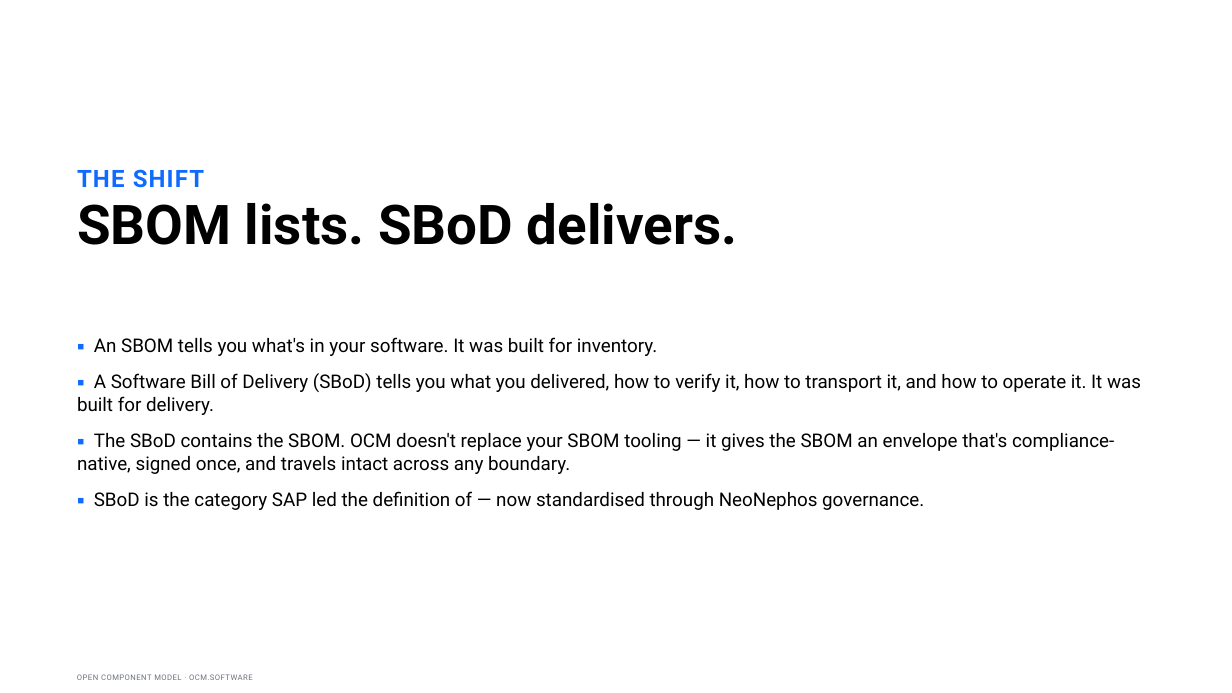
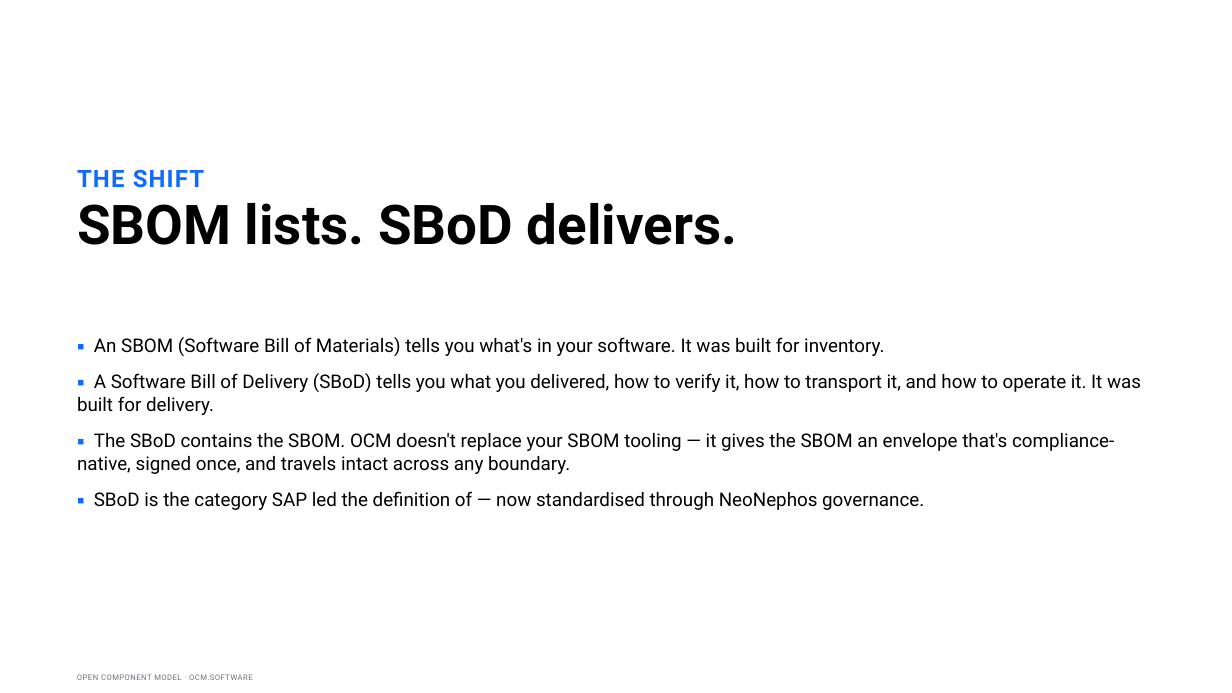
Before and after one commit to morri-son/open-component-model, a slide deck: slide 4 of docs/community/marketing/decks/exec-phase1/OCM-Sovereign-Delivery-Internal-Sponsor.pptx. Drawn at 1232x693 pixels with LibreOffice and Linux fonts; fonts in the diff are those of the drawing. Boxes give left, top, right and bottom in pixels: in the first picture for what was removed or moved away, otherwise in the second. Text is boxed around its words. In the diff, an @@ line names an element or a change of style, - is before the commit and + after.

```diff
--- a/docs/community/marketing/decks/exec-phase1/OCM-Sovereign-Delivery-Internal-Sponsor.pptx
+++ b/docs/community/marketing/decks/exec-phase1/OCM-Sovereign-Delivery-Internal-Sponsor.pptx
@@ text at (x1=94, y1=337, x2=884, y2=356): text changed @@
-▪ An SBOM tells you what's in your software. It was built for inventory.
+▪ An SBOM (Software Bill of Materials) tells you what's in your software. It was built for inventory.
```
Also in this commit, not shown: 4 other slides changed, 5 other files.
